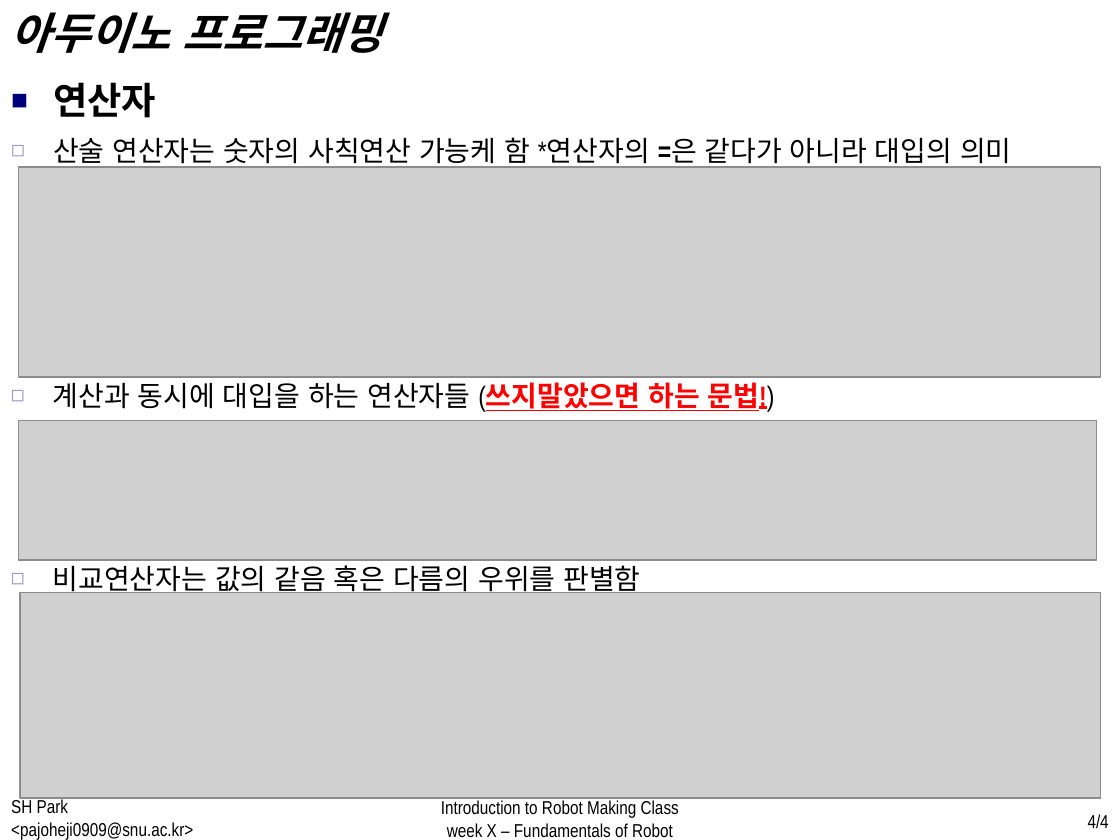
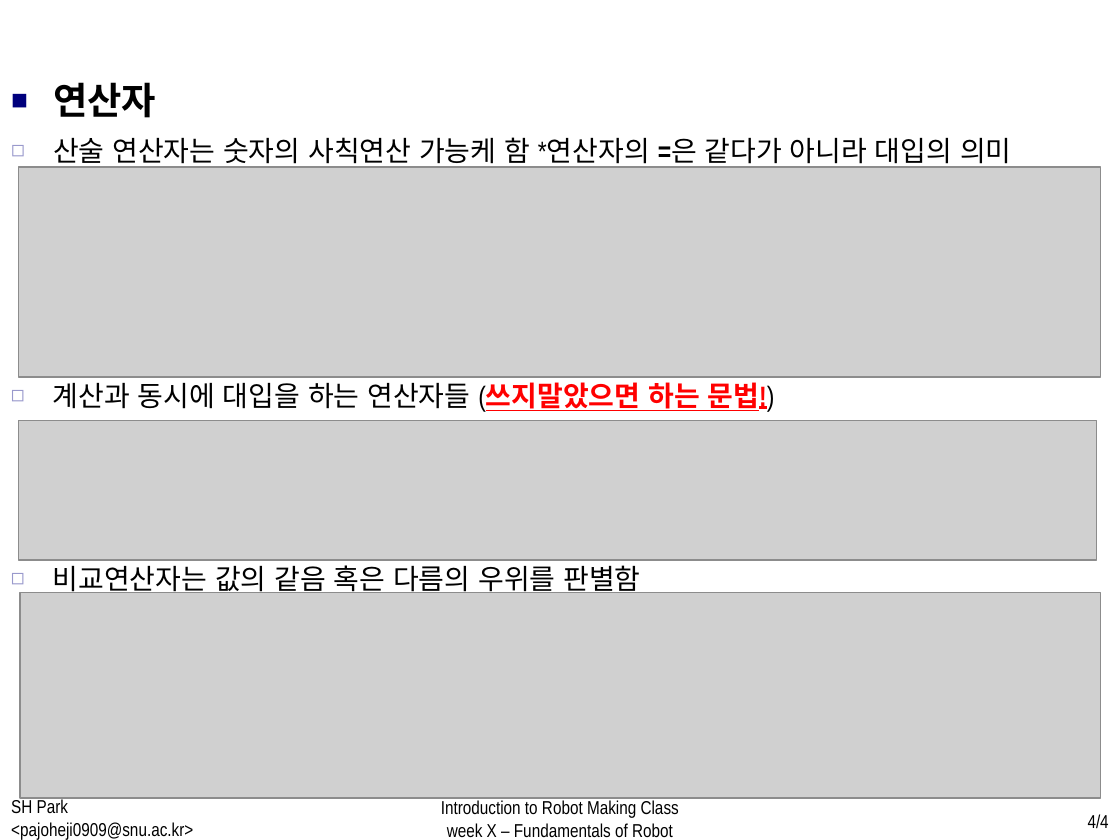
Before and after one commit to WhenTheyCry96/RobotTutorial, a slide deck: slide 4 of PPT/week2.pptx. Drawn at 1120x840 pixels with LibreOffice and Linux fonts; fonts in the diff are those of the drawing; grey boxes stand for pictures. Boxes give left, top, right and bottom in pixels: in the first picture for what was removed or moved away, otherwise in the second. Text is boxed around its words. In the diff, an @@ line names an element or a change of style, - is before the commit and + after.

```diff
--- a/PPT/week2.pptx
+++ b/PPT/week2.pptx
@@ text removed at <box>11,12,383,53</box> @@
-아두이노 프로그래밍
```
Also in this commit, not shown: 11 other slides changed, 1 slide added, 2 slides removed, 2 other files.
